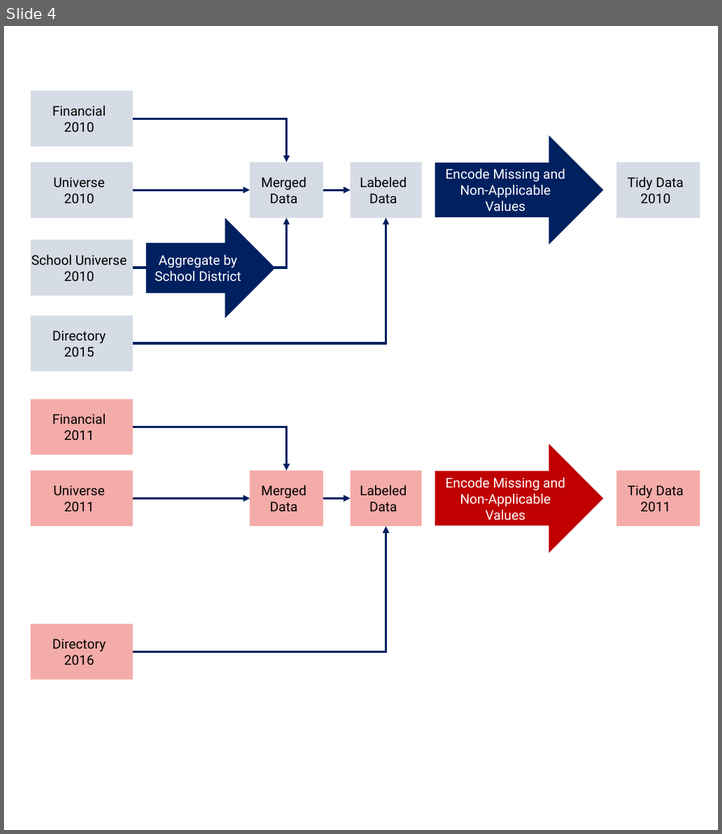
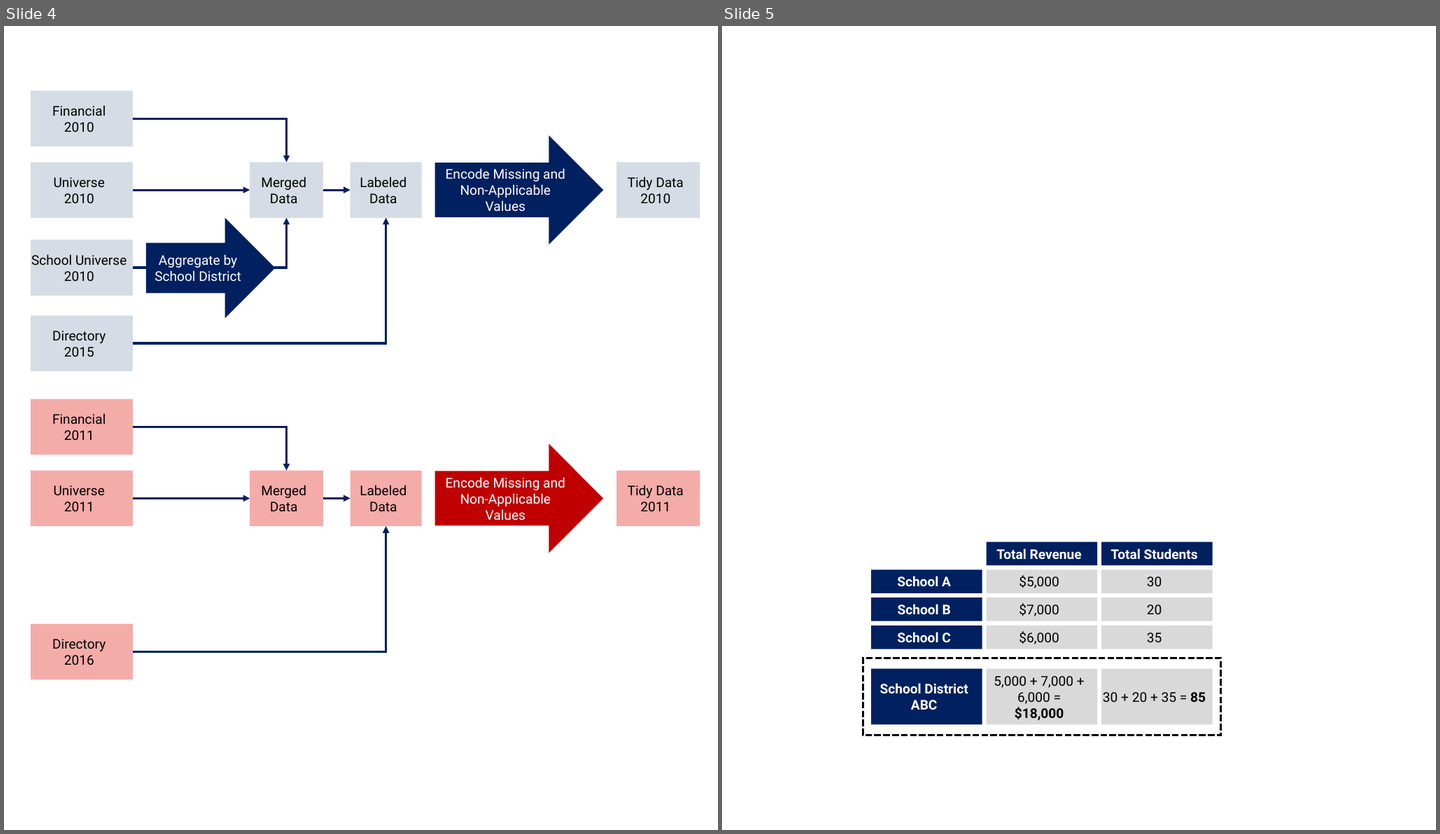
Before and after one commit to albemlee/schooldistrictclassification, a slide deck: notebooks/images/images.pptx. Shown side by side, each under a label of ours: slide 4 before the commit, slides 4 and 5 after it. The pictures are 722x834 and 1440x834 pixels, drawn with LibreOffice and Linux fonts; fonts in the diff are those of the drawing. Boxes give left, top, right and bottom in pixels: in the first picture for what was removed or moved away, otherwise in the second. Text is boxed around its words. In the diff, an @@ line names an element or a change of style, - is before the commit and + after.

```diff
--- a/notebooks/images/images.pptx
+++ b/notebooks/images/images.pptx
@@ slide 5 added at (722,26,1436,830), background #FFFFFF @@
@@ group added at (863,542,1220,734): 15 rectangles @@
+School A
+School B
+School C
+$5,000
+$7,000
+$6,000
+30
+20
+35
+Total Revenue
+Total Students
+School District ABC
+5,000 + 7,000 + 6,000 =
+$18,000
+30 + 20 + 35 = 85
```
Also in this commit, not shown: 2 other slides added, 8 other files.
